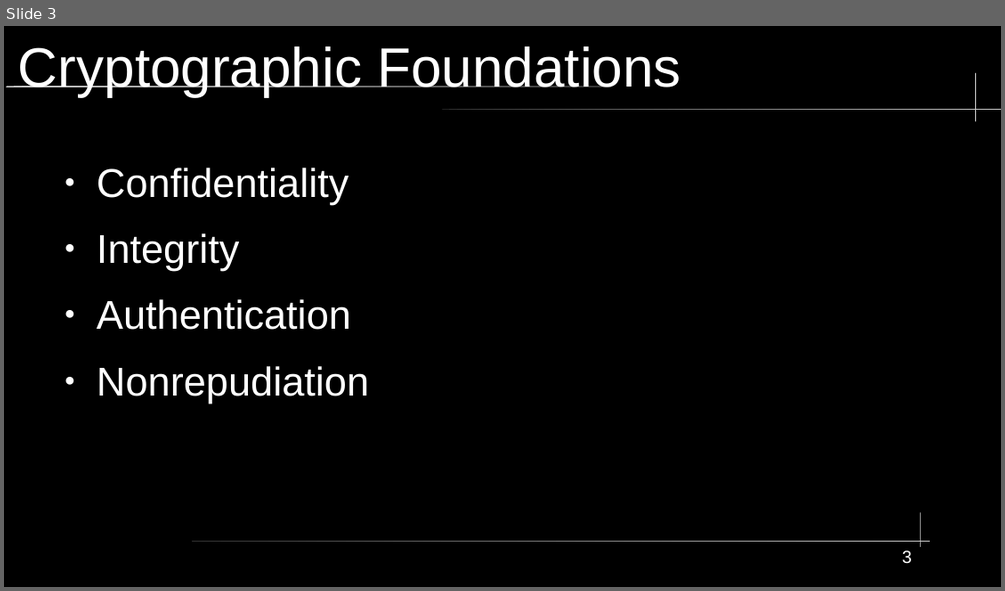
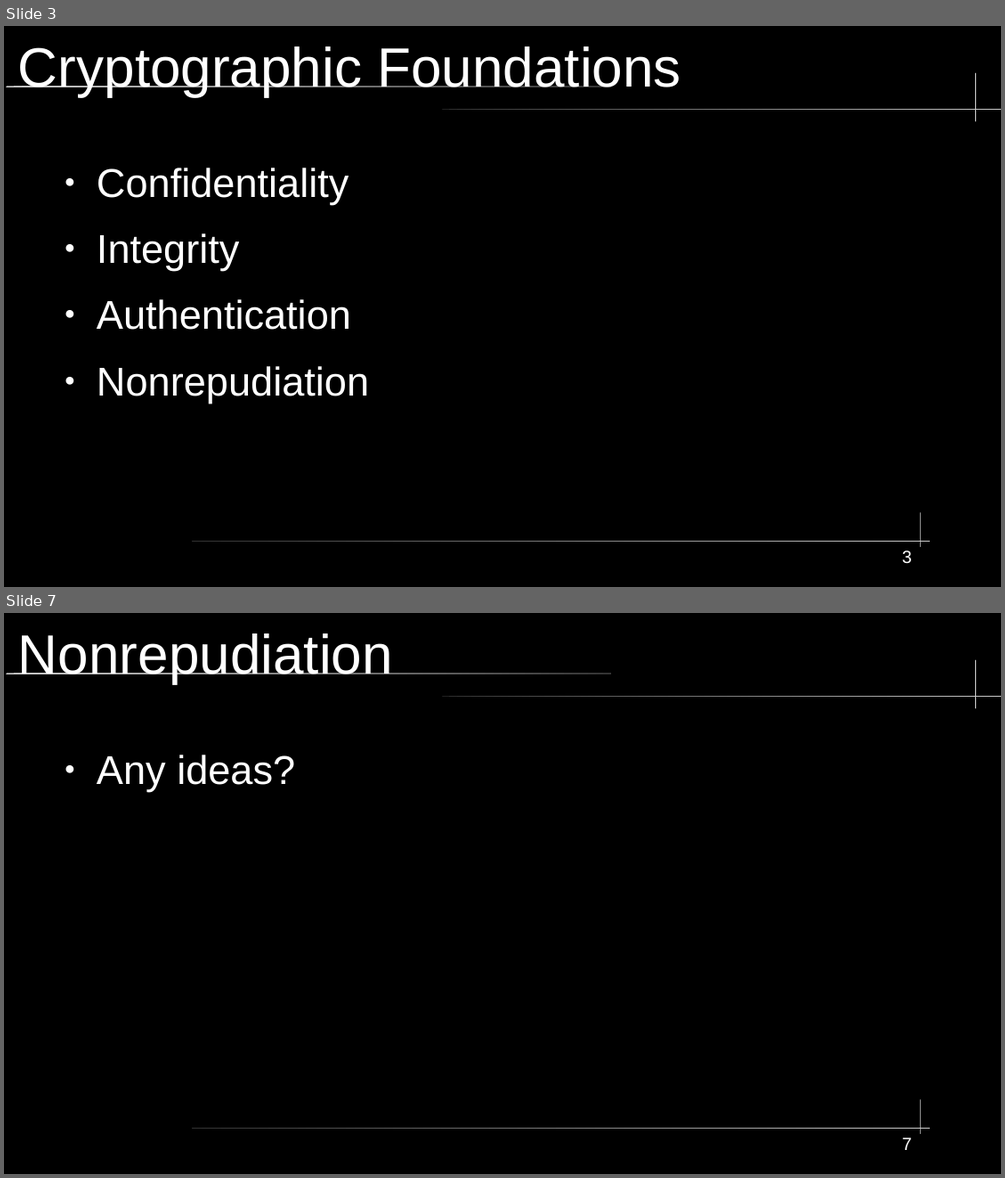
Before and after one commit to City-Colleges-of-Chicago-Cybersecurity/COMPSFI-214, a slide deck: 2026/Spring/powerpoints/Chapter-06-Cryptography-and-Symmetric-Key-Algorithms.odp. Shown one above the other, each under a label of ours: slide 3 before the commit, slides 3 and 7 after it; the slides between them are not shown. The pictures are 1005x591 and 1005x1178 pixels, drawn with LibreOffice and Linux fonts; fonts in the diff are those of the drawing. Boxes give left, top, right and bottom in pixels: in the first picture for what was removed or moved away, otherwise in the second. Text is boxed around its words. In the diff, an @@ line names an element or a change of style, - is before the commit and + after.

```diff
--- a/2026/Spring/powerpoints/Chapter-06-Cryptography-and-Symmetric-Key-Algorithms.odp
+++ b/2026/Spring/powerpoints/Chapter-06-Cryptography-and-Symmetric-Key-Algorithms.odp
@@ slide 7 added at bbox=[4, 613, 1001, 1174], background #000000; not listed: 5 template elements that a slide beside it also shows @@
@@ title added at bbox=[18, 633, 393, 684], 44 pt, text #FFFFFF @@
+Nonrepudiation
@@ text added at bbox=[97, 755, 295, 792], 32 pt, text #FFFFFF @@
+● Any ideas?
@@ page number added at bbox=[902, 1137, 912, 1150], 14 pt, text #FFFFFF @@
+7
```
Also in this commit, not shown: 8 other slides added.
